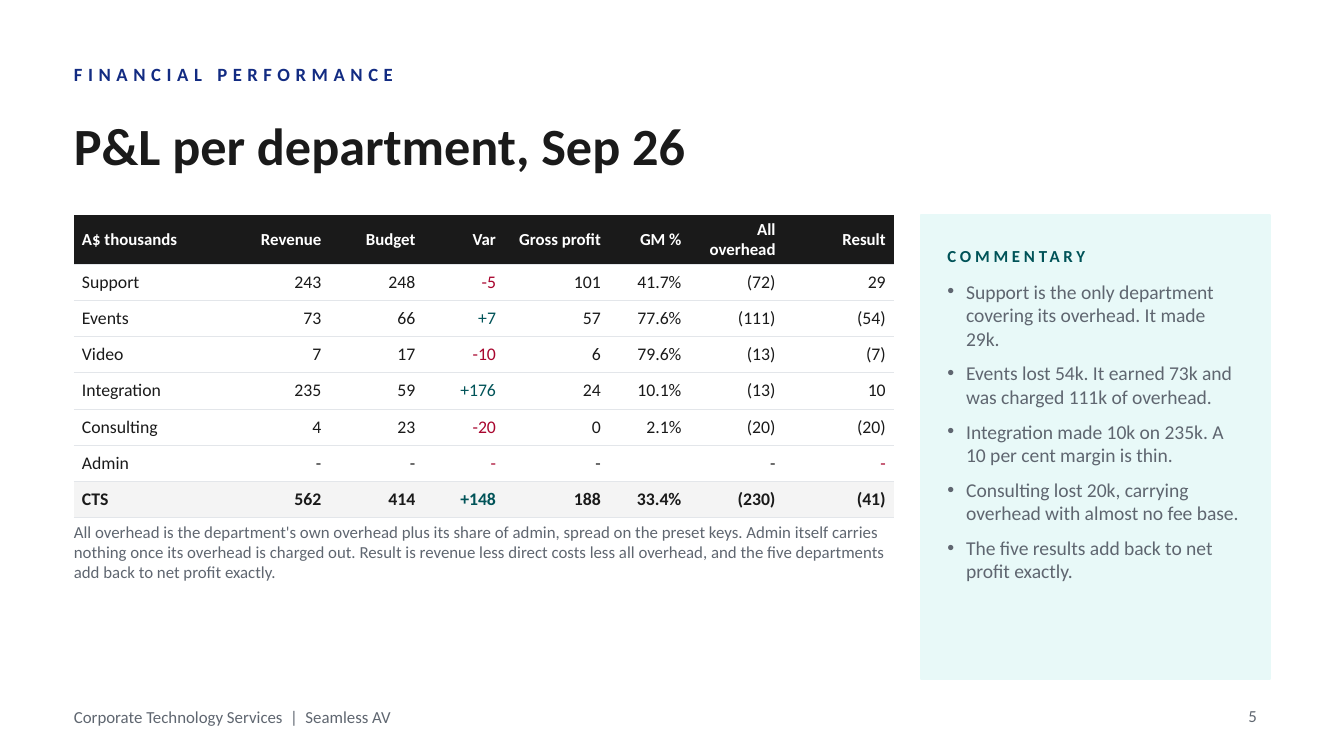
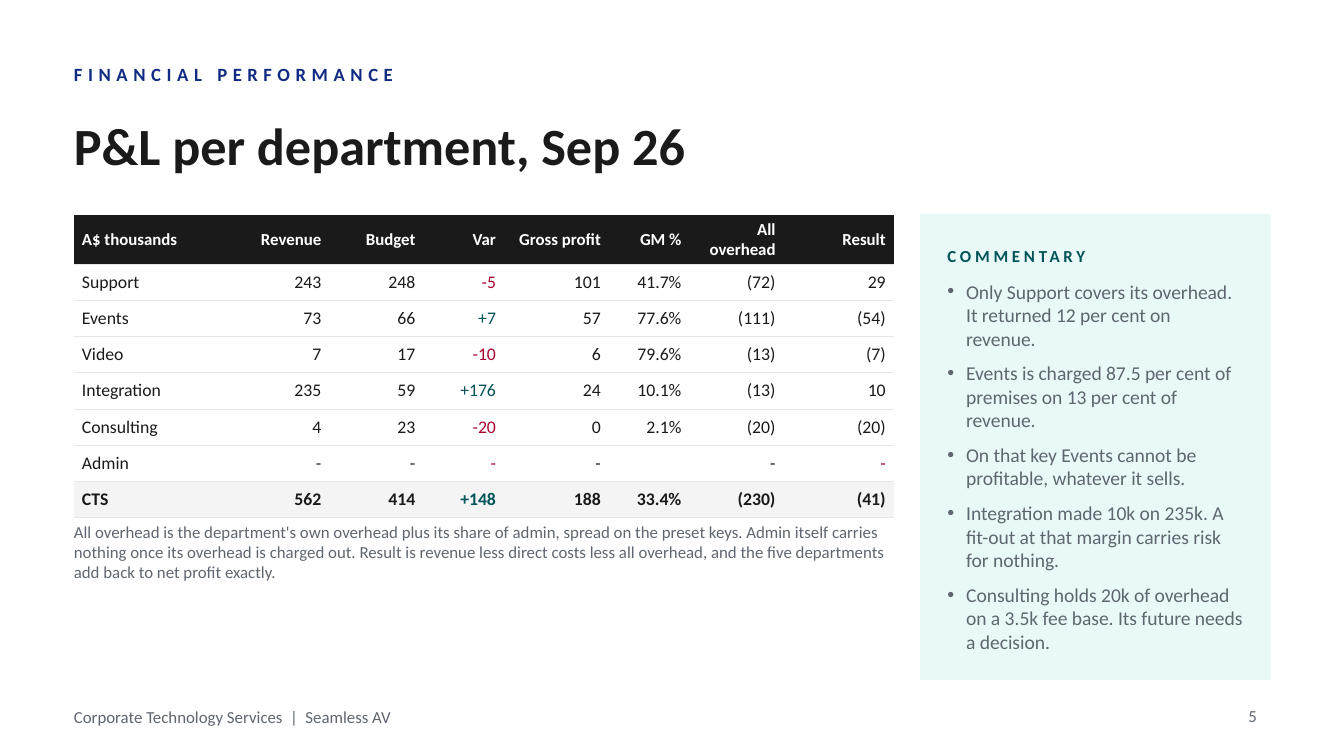
Before and after one commit to WesleyNelson-O33/Claude, a slide deck: slide 5 of deck/CTS Monthly Business Review - September 2026.pptx. Drawn at 1344x756 pixels with LibreOffice and Linux fonts; fonts in the diff are those of the drawing; background and template pictures are left out. Boxes give left, top, right and bottom in pixels: in the first picture for what was removed or moved away, otherwise in the second. Text is boxed around its words. In the diff, an @@ line names an element or a change of style, - is before the commit and + after.

```diff
--- a/deck/CTS Monthly Business Review - September 2026.pptx
+++ b/deck/CTS Monthly Business Review - September 2026.pptx
@@ text at (966,285,1242,649): text changed @@
-• Support is the only department covering its overhead. It made 29k.
-• Events lost 54k. It earned 73k and was charged 111k of overhead.
-• Integration made 10k on 235k. A 10 per cent margin is thin.
-• Consulting lost 20k, carrying overhead with almost no fee base.
-• The five results add back to net profit exactly.
+• Only Support covers its overhead. It returned 12 per cent on revenue.
+• Events is charged 87.5 per cent of premises on 13 per cent of revenue.
+• On that key Events cannot be profitable, whatever it sells.
+• Integration made 10k on 235k. A fit-out at that margin carries risk for nothing.
+• Consulting holds 20k of overhead on a 3.5k fee base. Its future needs a decision.
```
Also in this commit, not shown: 10 other slides changed, 3 other files.
